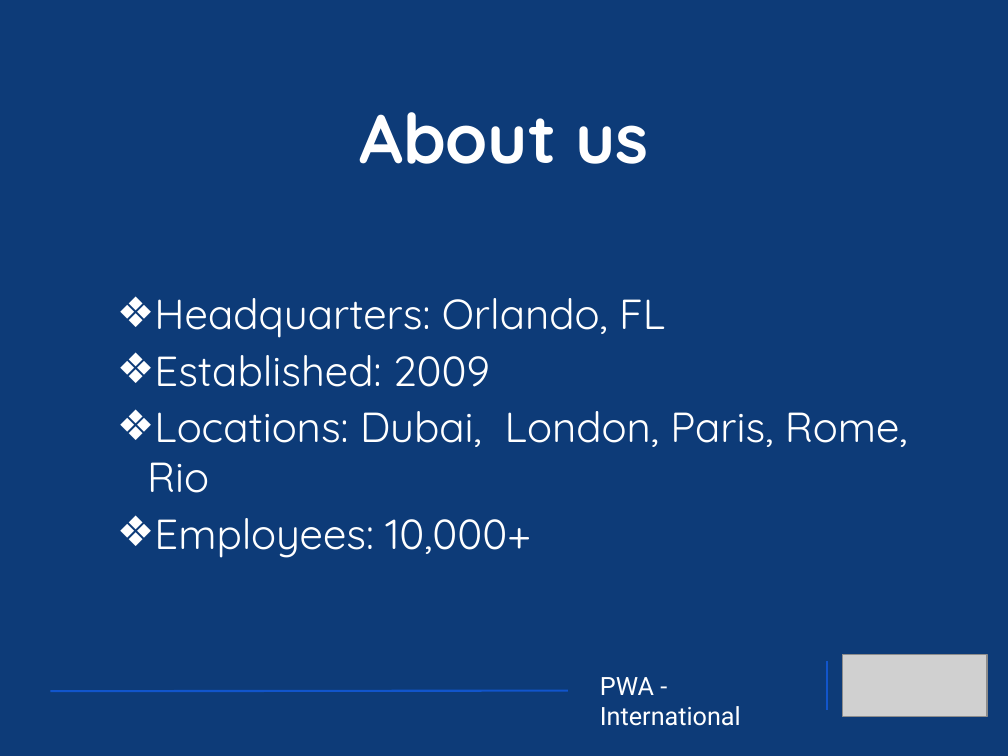
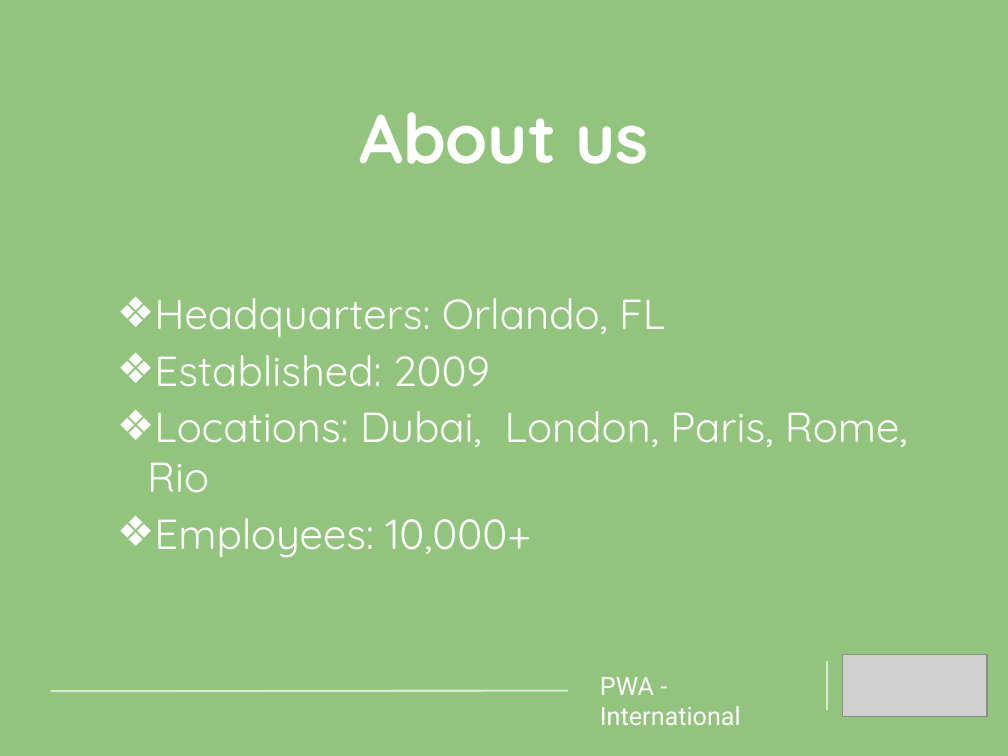
Before and after one commit to mangenius200/PWA1-Swanson, a slide deck: slide 4 of Day 3 Team-Solo/Team/FrontTech.pptx. Drawn at 1008x756 pixels with LibreOffice and Linux fonts; fonts in the diff are those of the drawing; grey boxes stand for pictures. Boxes give left, top, right and bottom in pixels: in the first picture for what was removed or moved away, otherwise in the second. Text is boxed around its words. In the diff, an @@ line names an element or a change of style, - is before the commit and + after.

```diff
--- a/Day 3 Team-Solo/Team/FrontTech.pptx
+++ b/Day 3 Team-Solo/Team/FrontTech.pptx
@@ background #003171 at 95% opacity to #93C47D @@
@@ line (827, 660) - (827, 711): stroke #1155CC 1.5 pt to #D9EAD3 1.5 pt @@
@@ line (50, 691) - (568, 690): stroke #1155CC 1.5 pt to #D9EAD3 1.5 pt @@
```
Also in this commit, not shown: 9 other slides changed, 1 slide added, 34 other files.
